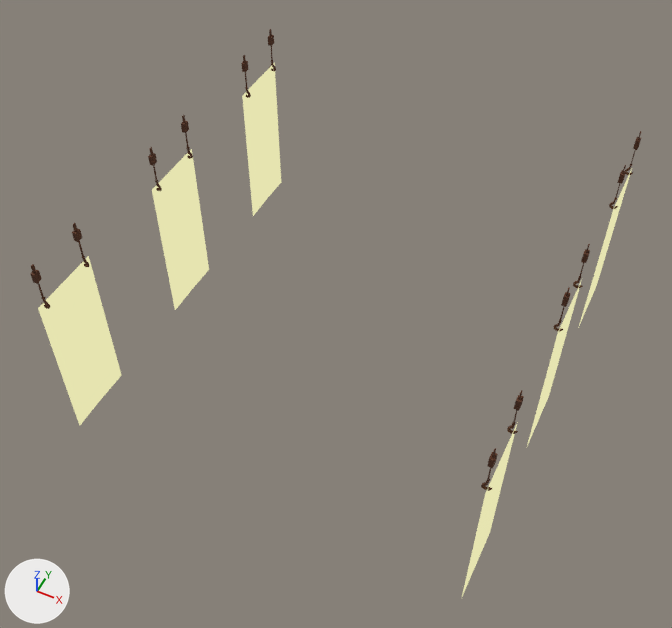
Renders of the glTF model public/Models/Banners.glb from each side of a commit.
Before and after are seen from a camera (50 mm lens) standing at (36.0, -78.5, 106.6) and looking at (-0.9, -4.7, 14.4). Arrows for +X, +Y and +Z are at lower left; the lights stay in place. Where no turn or scale is listed for an object, it has been applied to the vertices. Vertices at the same position are counted once.

Names of what the first picture shows: 'Banners'.
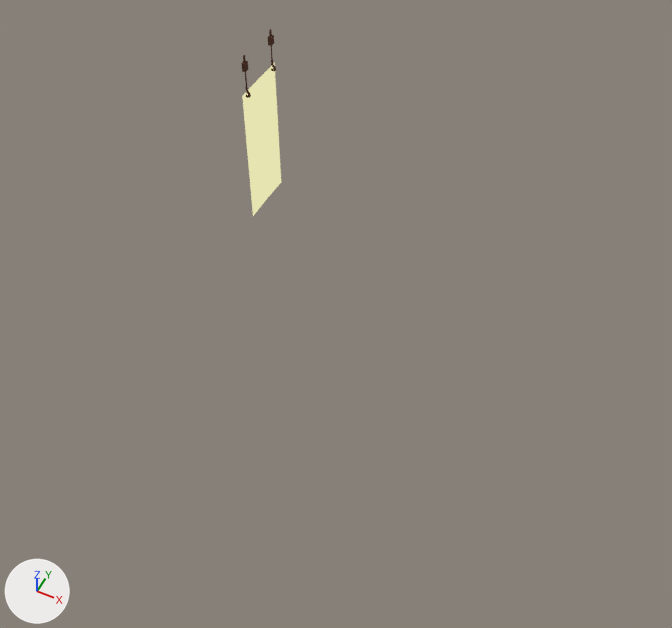
Changed parts and their boxes (x1, y1, x2, y2) in the pictures (672 x 628 px):
'Banners', reshaped (93% narrower, 67% shorter)
    before: (30, 29, 641, 599)
    after: (241, 29, 281, 216)
part 1 of me_plane, deleted (beige)
    before: (30, 115, 641, 599)

Edits to the bpy script that builds the scene:
```text
Change me_plane:
    used by ob_banners; location = (-27.4, 22.9, 28.7)
    remove me_plane.from_pydata(...)  # 900 vertices, 1704 faces; spans x -0.6..55.4, y -51.7..4.9, z -26.3..3.6
    add me_plane.from_pydata(...)  # 150 vertices, 284 faces; spans x -0.6..0.5, y -4.9..4.9, z -26.3..3.6
    me_plane part 1: 15 loose pieces with 750 vertices, spanning x -0.6..55.4, y -51.7..4.9, z -26.3..3.6, are deleted
```
